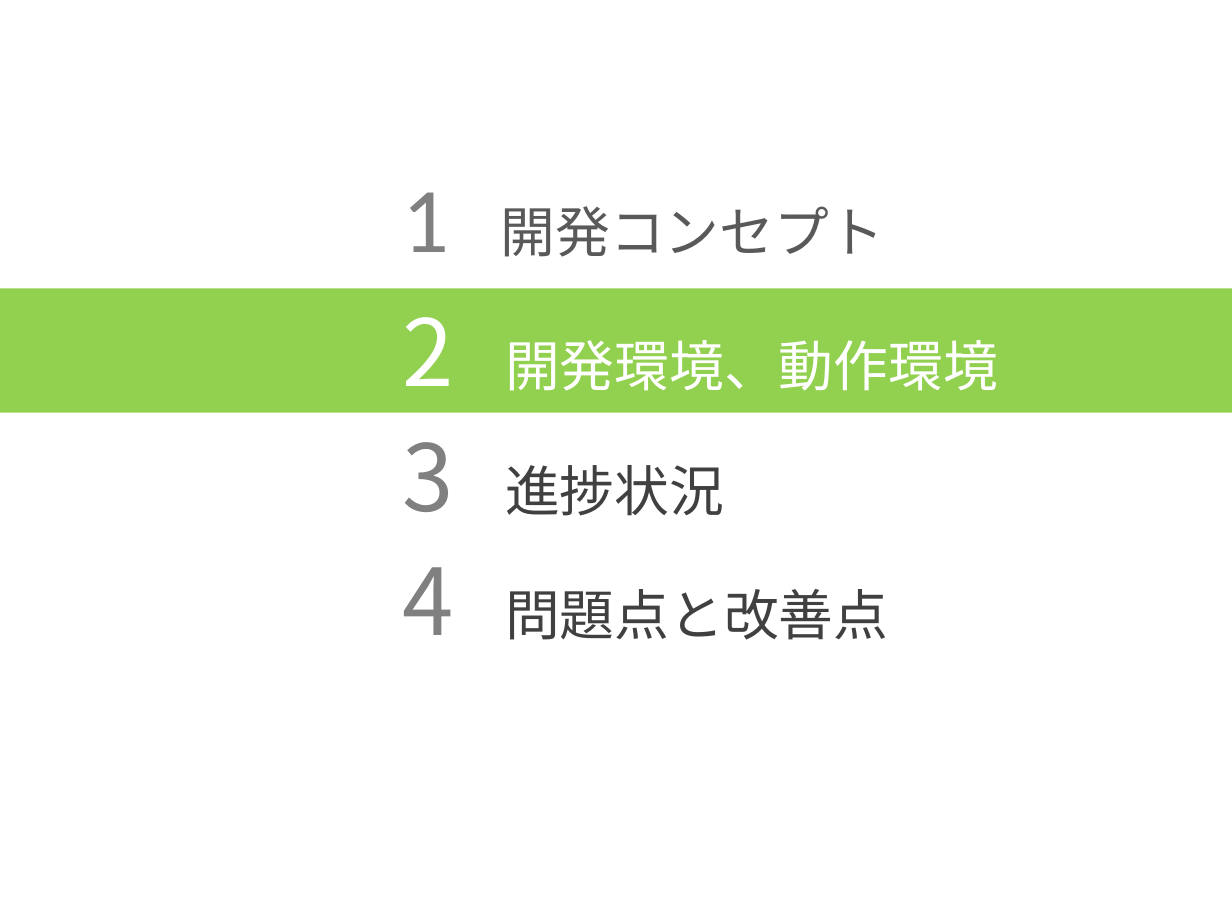
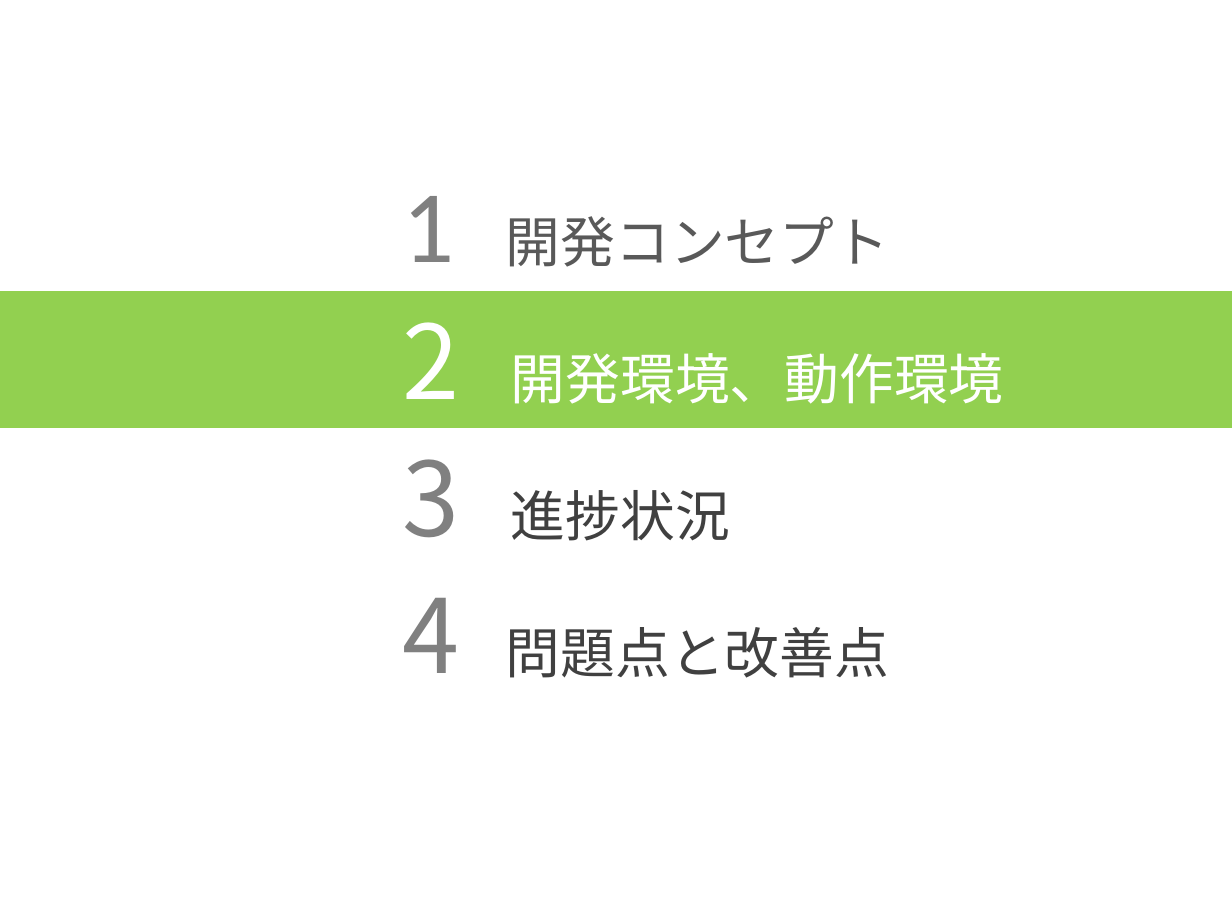
Before and after one commit to HamuroAC/Hamfile, a slide deck: slide 5 of 資料/発表資料.pptx. Drawn at 1232x924 pixels with LibreOffice and Linux fonts; fonts in the diff are those of the drawing. Boxes give left, top, right and bottom in pixels: in the first picture for what was removed or moved away, otherwise in the second. Text is boxed around its words. In the diff, an @@ line names an element or a change of style, - is before the commit and + after.

```diff
--- a/資料/発表資料.pptx
+++ b/資料/発表資料.pptx
@@ text "1 開発コンセプト" at [402, 196, 889, 267]: size 54 to 60 pt in "1" @@
@@ rectangle "2 開発環境、動作環境": place and size @@
-rectangle "2 開発環境、動作環境" at [0, 288, 1232, 413]
+rectangle "2 開発環境、動作環境" at [0, 291, 1232, 428]
@@ rectangle "2 開発環境、動作環境" at [0, 291, 1232, 428]: size 54 to 60 pt in "2" @@
@@ text "3 進捗状況": place and size @@
-text "3 進捗状況" at [402, 442, 724, 516]
+text "3 進捗状況" at [402, 459, 730, 541]
@@ text "3 進捗状況" at [402, 459, 730, 541]: size 54 to 60 pt in "3" @@
@@ text "4 問題点と改善点": place and size @@
-text "4 問題点と改善点" at [402, 567, 888, 640]
+text "4 問題点と改善点" at [402, 598, 889, 678]
@@ text "4 問題点と改善点" at [402, 598, 889, 678]: size 54 to 60 pt in "4" @@
```
Also in this commit, not shown: 14 other slides changed.
